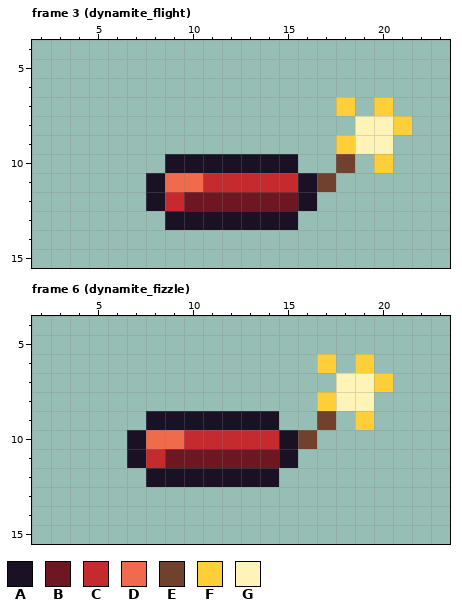
Pixel-art file: assets/source/vfx/dynamite/vfx_dynamite.ase. The first picture shows the starting point.
24x24 pixels, 6 frames. Shown: frame 3 (dynamite_flight): x 2..23, y 4..15; frame 6 (dynamite_fizzle): x 2..23, y 4..15. The commit also changed other frames, which this record leaves out.
Palette (. is transparent): A #1b1124  B #6e1622  C #c42a2e  D #f06a4c  E #70412d  F #ffcf3a  G #fff4b8
Pixels before, frame 3 (dynamite_flight), first column x 8:
 7 ..........F.F.
 8 ...........GGF
 9 ..........FGG.
10 .AAAAAAA..E.F.
11 ADDCCCCCAE....
12 ACBBBBBBA.....
13 .AAAAAAA......
Pixels before, frame 6 (dynamite_fizzle), first column x 7:
 6 ..........F.F.
 7 ...........GGF
 8 ..........FGG.
 9 .AAAAAAA..E.F.
10 ADDCCCCCAE....
11 ACBBBBBBA.....
12 .AAAAAAA......
And afterwards:
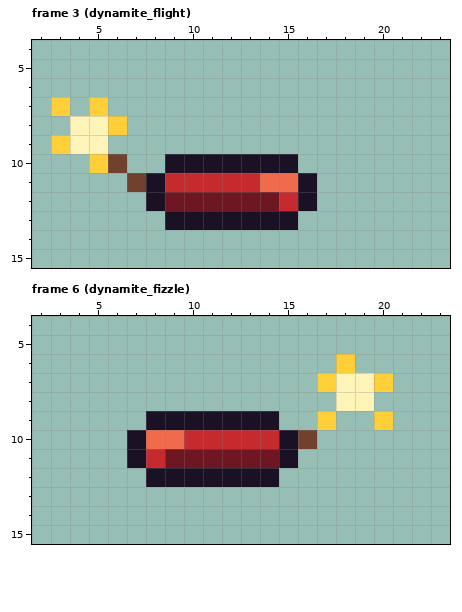
What changed:
Frame 3 (dynamite_flight):
y 7: x 3 . -> F; x 5 . -> F; x 18 F -> .; x 20 F -> .
y 8: x 4..6 ... -> GGF; x 19..21 GGF -> ...
y 9: x 3..5 ... -> FGG; x 18..20 FGG -> ...
y 10: x 5..6 .. -> FE; x 18 E -> .; x 20 F -> .
y 11: x 7 . -> E; x 9..10 DD -> CC; x 14..15 CC -> DD; x 17 E -> .
y 12: x 9 C -> B; x 15 B -> C
Frame 6 (dynamite_fizzle):
y 6: x 17..19 F.F -> .F.
y 7: x 17 . -> F
y 8: x 17 F -> .
y 9: x 17 E -> F; x 19..20 F. -> .F
Changed places in both pictures, as pixel boxes (x1, y1, x2, y2):
changed: (51, 97, 203, 211)
changed: (260, 97, 412, 211)
changed: (317, 354, 393, 430)
